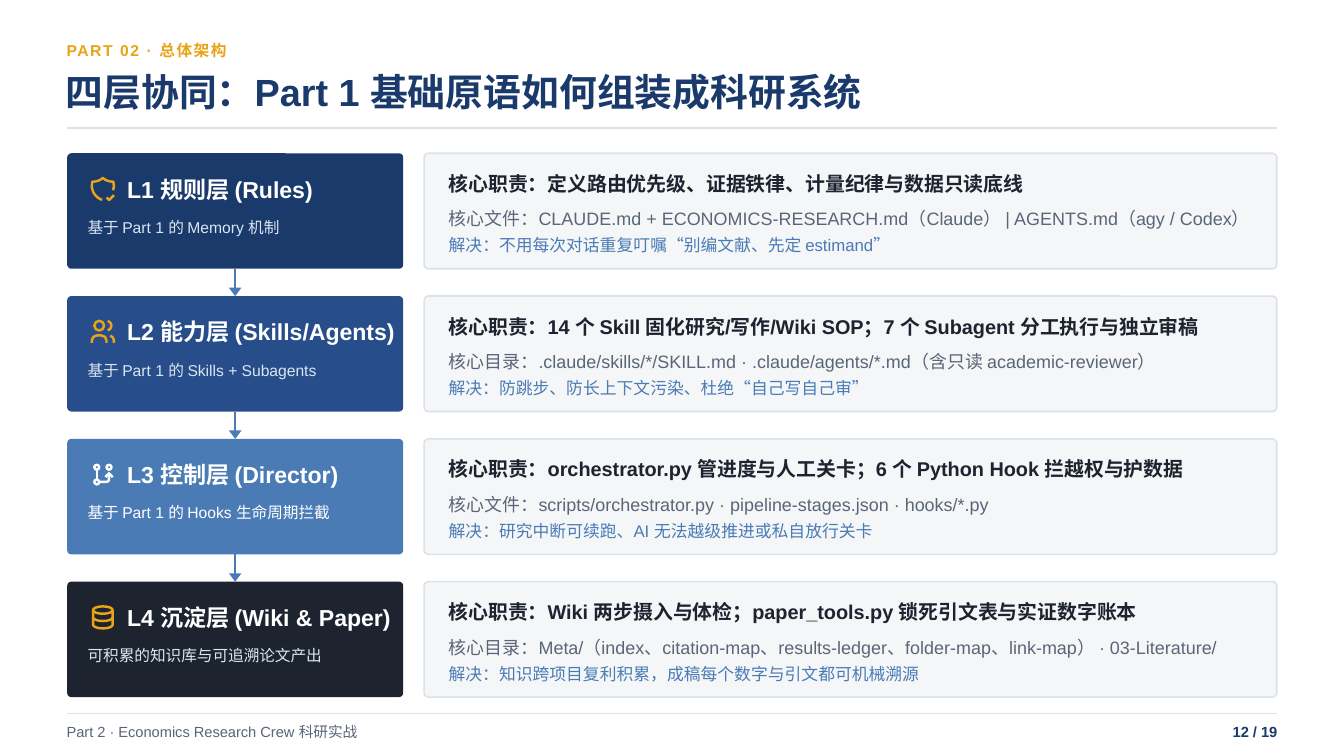
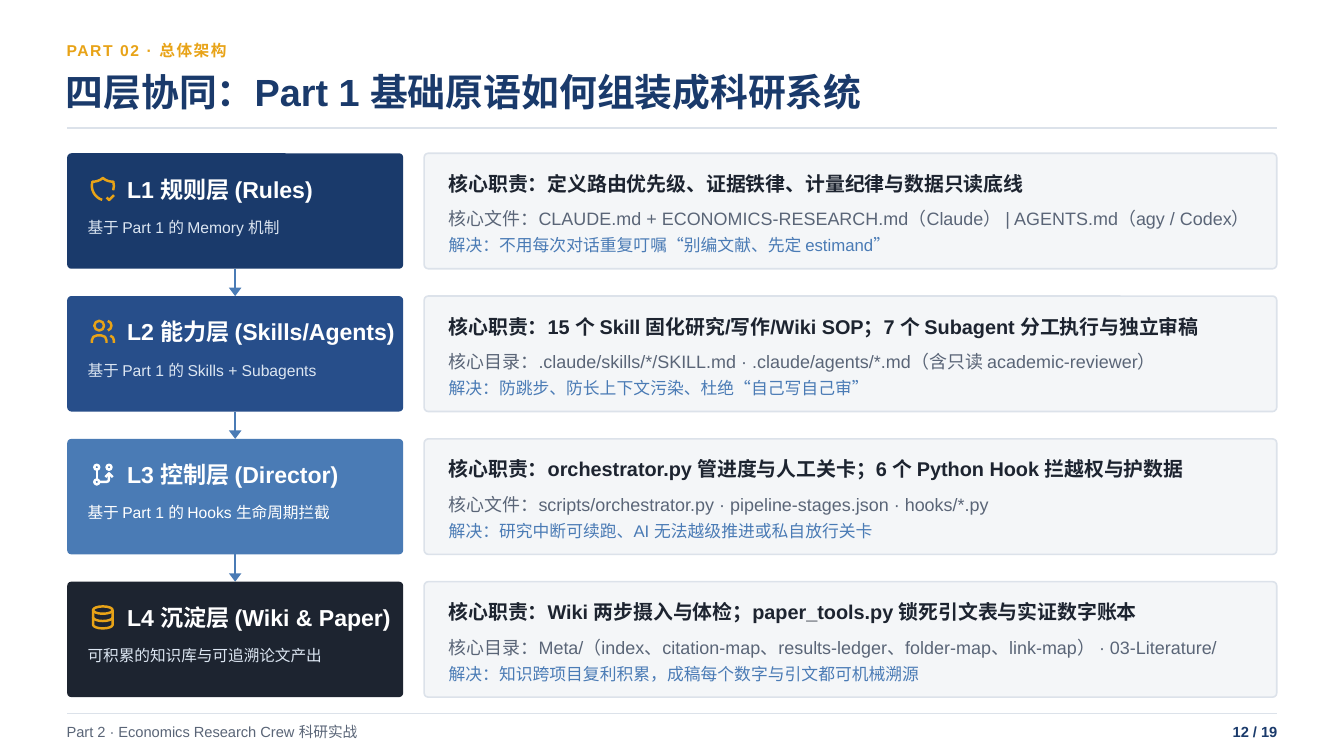
Before and after one commit to shjzzzz/Economics-Research-Crew, a slide deck: slide 12 of Claude_Code_基础与_Economics_Research_Crew_实战.pptx. Drawn at 1344x756 pixels with LibreOffice and Linux fonts; fonts in the diff are those of the drawing. Boxes give left, top, right and bottom in pixels: in the first picture for what was removed or moved away, otherwise in the second. Text is boxed around its words. In the diff, an @@ line names an element or a change of style, - is before the commit and + after.

```diff
--- a/Claude_Code_基础与_Economics_Research_Crew_实战.pptx
+++ b/Claude_Code_基础与_Economics_Research_Crew_实战.pptx
@@ text at box(449, 317, 1198, 338): text changed @@
-核心职责：14 个 Skill 固化研究/写作/Wiki SOP；7 个 Subagent 分工执行与独立审稿
+核心职责：15 个 Skill 固化研究/写作/Wiki SOP；7 个 Subagent 分工执行与独立审稿
```
Also in this commit, not shown: 5 other slides changed, 14 other files.
